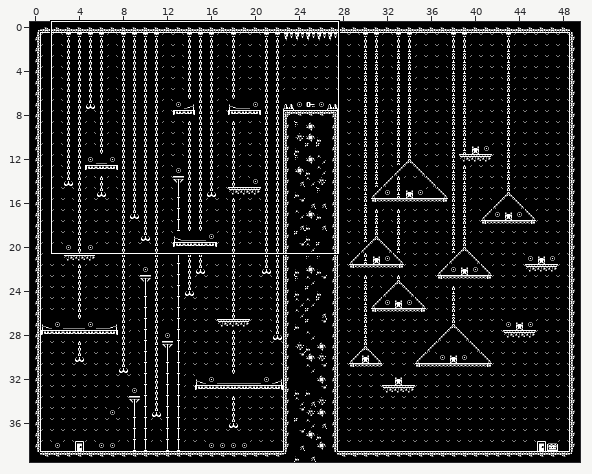
An edit to a level. Tiled map, assets/tilesets/level3.tmx. The picture above shows the old version from afar; the outline marks the close-up.
Close-up. Before:
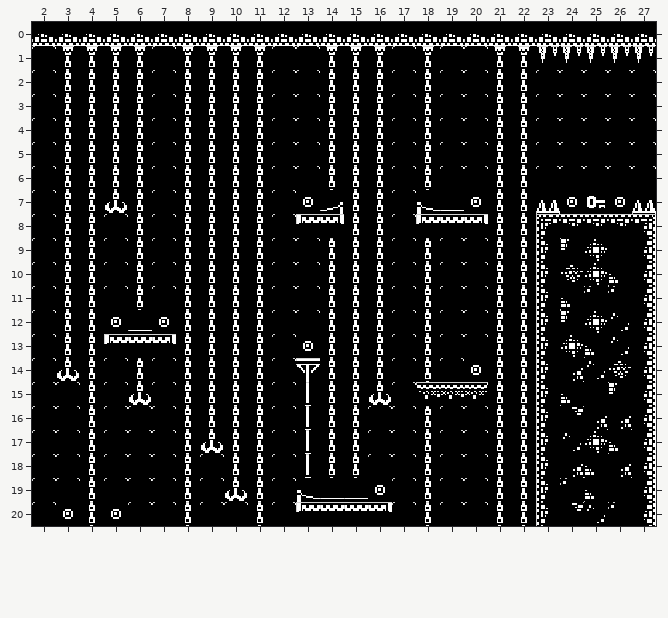
Cells are 16x16 px. Shown: x 2..27, y 0..20. The commit also changed other parts of the map, which this record leaves out.
The same view after the edit:
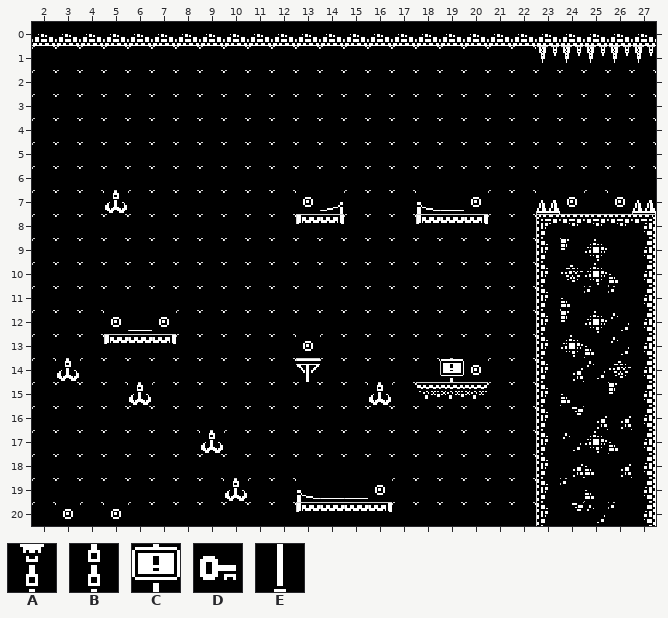
Key: from "base_black": A 3, B 23, C 77, D 96, E 221.
_ is an empty cell.
Tiles of an added or newly shown layer are drawn over the layers below it.
The edit:
Layer "Background" (now hidden):
Tile A is removed in row 1 at x 3 to 6, 8 to 11, 14 to 16, 18 and 21 to 22.
Tile B is removed in rows 2 to 6 at x 3 to 6, 8 to 11, 14 to 16, 18 and 21 to 22; in rows 7 to 8 at x 3 to 4, 6, 8 to 11, 15 to 16 and 21 to 22; in rows 9 to 11 at x 3 to 4, 6, 8 to 11, 14 to 16, 18 and 21 to 22; in rows 12 to 13 at x 3 to 4, 8 to 11, 14 to 16, 18 and 21 to 22; in row 14 at x 4, 6, 8 to 11, 14 to 16, 18 and 21 to 22; in row 15 at x 4, 8 to 11, 14 to 15 and 21 to 22.
Tile B is removed in row 16 at x 4, 8 to 11, 14 to 15, 18 and 21 to 22; in rows 17 to 18 at x 4, 8, 10 to 11, 14 to 15, 18 and 21 to 22; in rows 19 to 20 at x 4, 8, 11, 18 and 21 to 22.
Tile E is removed in rows 15 to 18 at x 13.
Layer "Enemy" (added):
Tile C now appears in row 14 at x 19.
Layer "Key" (now hidden):
Tile D is removed in row 7 at x 25.
Changed places in both close-ups, as pixel boxes (x1, y1, x2, y2):
removed: (56, 46, 152, 526)
removed: (176, 46, 272, 526)
removed: (296, 46, 392, 478)
removed: (416, 46, 440, 190)
removed: (488, 46, 536, 526)
removed: (584, 190, 608, 208)
changed: (416, 238, 464, 382)
removed: (416, 406, 440, 526)
